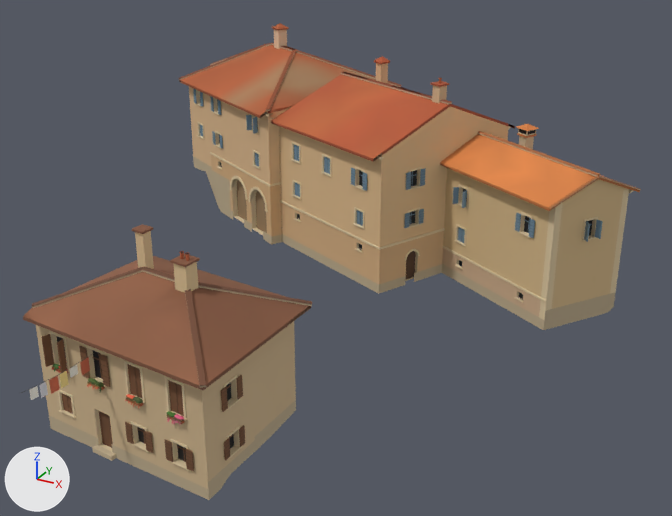
The glTF model games/yorimichi/assets/belmonte/meshes/SM_BM_BT_blk_14.glb, before and after one commit.
Rendered twice from a 50 mm camera at (30.9, -53.2, 29.3) aimed at (2.6, -1.8, 3.6). Lighting does not change. The marker at lower left points along +X, +Y and +Z. The picture after the commit comes second. Vertices at exactly the same position are counted once.

Names of what the first picture shows: 'SM_BM_BT_blk_14'.
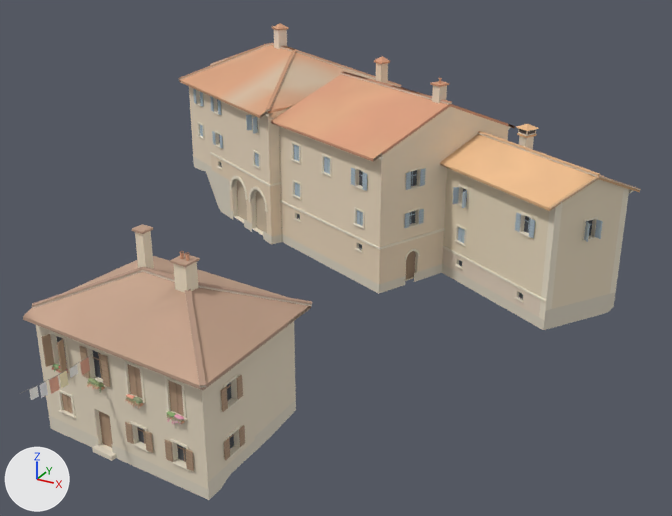
Edits to the bpy script that builds the scene:
```text
Change me_sm_bt_blk_14:
    where me_sm_bt_blk_14.from_pydata(...)  # 9217 vertices, 10682 faces; spans x -22.2..20.7, y -27.4..24.1, z -0.6..15.8
    used by ob_sm_bm_bt_blk_14; location = (0.0, 0.0, 0.0)
    me_sm_bt_blk_14 part 1: 6848 faces centred in x -20.3..20.2, y -26.6..23.7, z -0.5..15.4 are repainted in the vertex colours; the middle colour goes from beige #ceb49b to pale yellow #e8dbcd
    me_sm_bt_blk_14 part 2: 3834 faces centred in x -22.2..20.7, y -27.4..24.1, z 0.1..15.6 are repainted in the vertex colours; the middle colour goes from beige #d3b48b to beige #ebdbc3
```

Pixel boxes (x1, y1, x2, y2) of what changed, in the pictures (672 x 516 px):
part 1 of me_sm_bt_blk_14, recoloured
    both: (29, 28, 635, 500)
part 2 of me_sm_bt_blk_14, recoloured (lighter)
    both: (23, 23, 641, 495)
